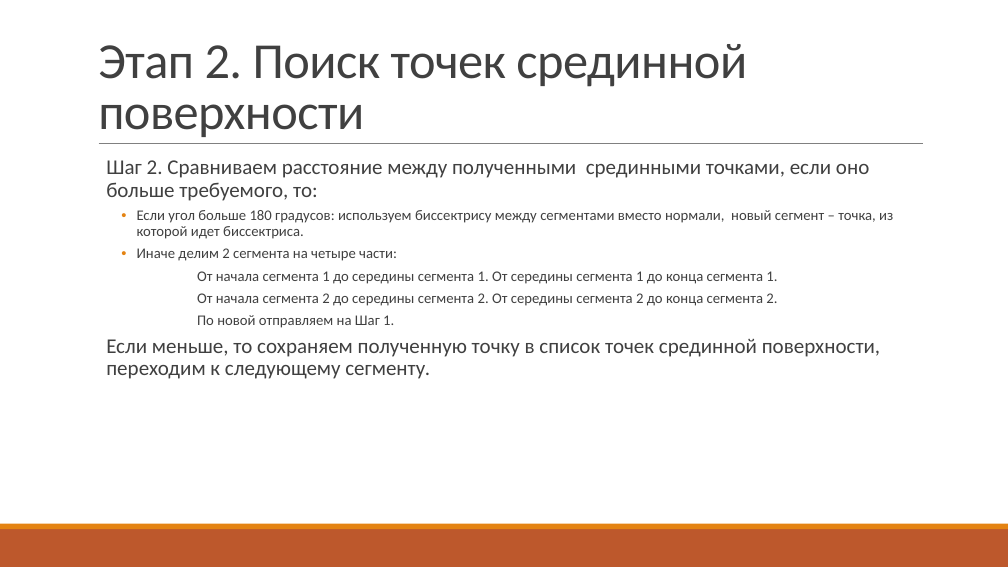
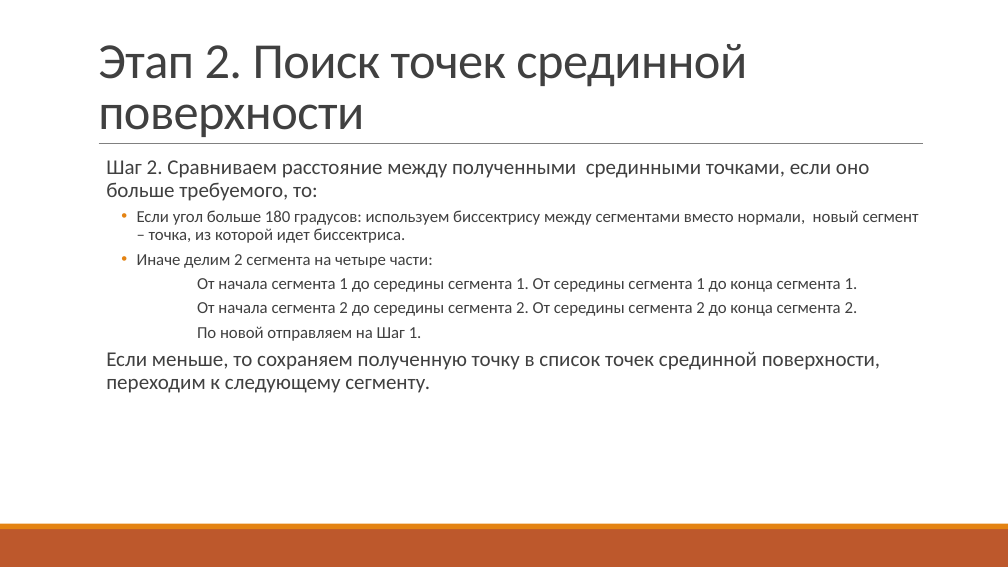
Before and after one commit to UNN-ITMM-AI381607m/middle-surface-proj, a slide deck: slide 10 of doc/publication/презентация.pptx. Drawn at 1008x567 pixels with LibreOffice and Linux fonts; fonts in the diff are those of the drawing. Boxes give left, top, right and bottom in pixels: in the first picture for what was removed or moved away, otherwise in the second. Text is boxed around its words. In the diff, an @@ line names an element or a change of style, - is before the commit and + after.

```diff
--- a/doc/publication/презентация.pptx
+++ b/doc/publication/презентация.pptx
@@ text at [137, 210, 919, 341]: size 14 to 16 pt in "Если угол больше 180 градусов: используем биссектрису ...", "Иначе делим 2 сегмента на четыре части:", "От начала сегмента 1 до середины сегмента ...", "От начала сегмента 2 до середины сегмента ..." and 1 more places @@
```
Also in this commit, not shown: 2 other slides changed.
